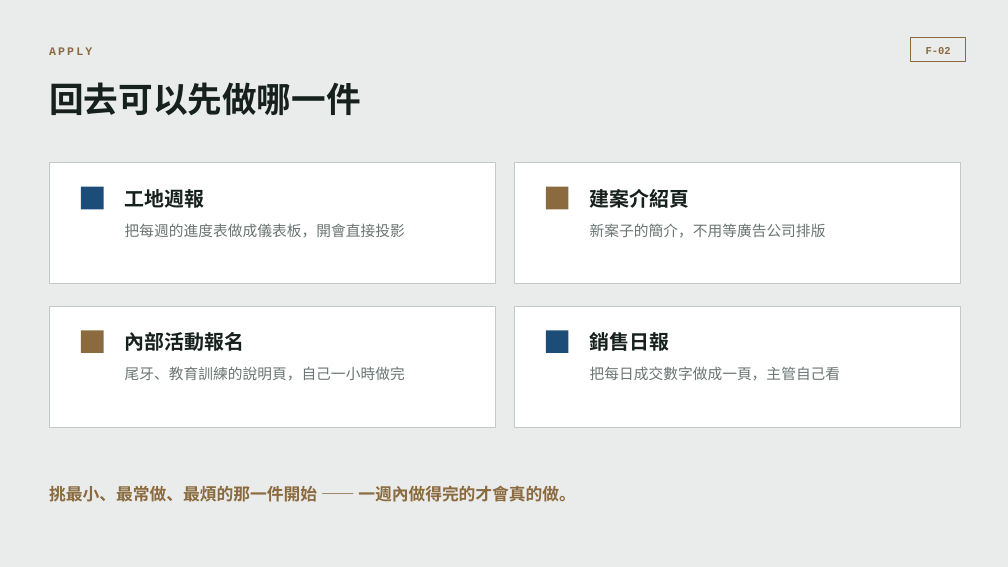
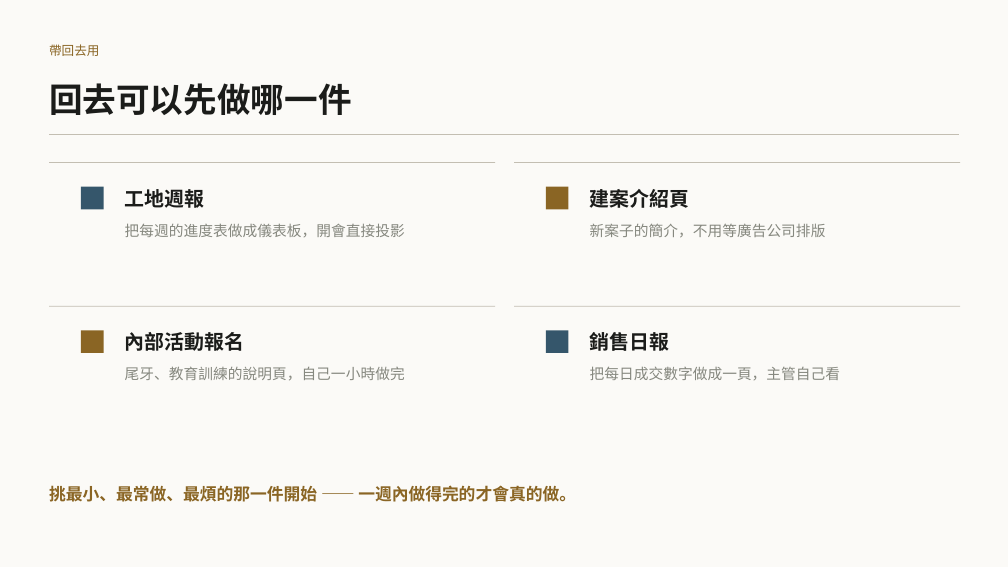
Before and after one commit to b39070566/architectureAiClass, a slide deck: slide 34 of slides/vibe-coding-workshop.pptx (slide 35 before the commit). Drawn at 1008x567 pixels with LibreOffice and Linux fonts; fonts in the diff are those of the drawing. Boxes give left, top, right and bottom in pixels: in the first picture for what was removed or moved away, otherwise in the second. Text is boxed around its words. In the diff, an @@ line names an element or a change of style, - is before the commit and + after.

```diff
--- a/slides/vibe-coding-workshop.pptx
+++ b/slides/vibe-coding-workshop.pptx
@@ background #E9ECEB to #FBFAF7 @@
@@ text at (49,44,99,56): text changed; size 11 to 12 pt; font Courier New to Noto Sans CJK TC; text colour #8A6A3E to #8A6524; bold off @@
-APPLY
+帶回去用
@@ rectangle removed at (911,38,966,62) @@
@@ text removed at (926,47,951,54) @@
-F-02
@@ text "回去可以先做哪一件" at (49,83,352,115): size 33 to 32 pt, text colour #16201D to #1B1C1A @@
@@ line added from (49, 135) to (959, 135), #C3BEB2 0.75 pt @@
@@ rectangle removed at (49,163,495,284) @@
@@ line added from (49, 163) to (495, 163), #C3BEB2 0.75 pt @@
@@ rectangle removed at (514,163,960,284) @@
@@ line added from (514, 163) to (960, 163), #C3BEB2 0.75 pt @@
@@ rectangle at (81,187,104,209): fill #1C4D78 to #35566B @@
@@ rectangle at (546,187,569,209): fill #8A6A3E to #8A6524 @@
@@ rectangle removed at (49,306,495,427) @@
@@ line added from (49, 306) to (495, 306), #C3BEB2 0.75 pt @@
@@ rectangle removed at (514,306,960,427) @@
@@ line added from (514, 306) to (960, 306), #C3BEB2 0.75 pt @@
@@ rectangle at (81,330,104,353): fill #8A6A3E to #8A6524 @@
@@ rectangle at (546,330,569,353): fill #1C4D78 to #35566B @@
@@ text colour #6B7573 to #86887F in 4 elements at (125,223,405,237), (590,223,826,238), (125,367,405,381), (590,366,840,380) @@
@@ text "挑最小、最常做、最煩的那一件開始 —— 一週內做得完的才會真的做。" at (49,485,576,502): text colour #8A6A3E to #8A6524 @@
```
Also in this commit, not shown: 34 other slides changed, 1 slide removed, 10 other files.
